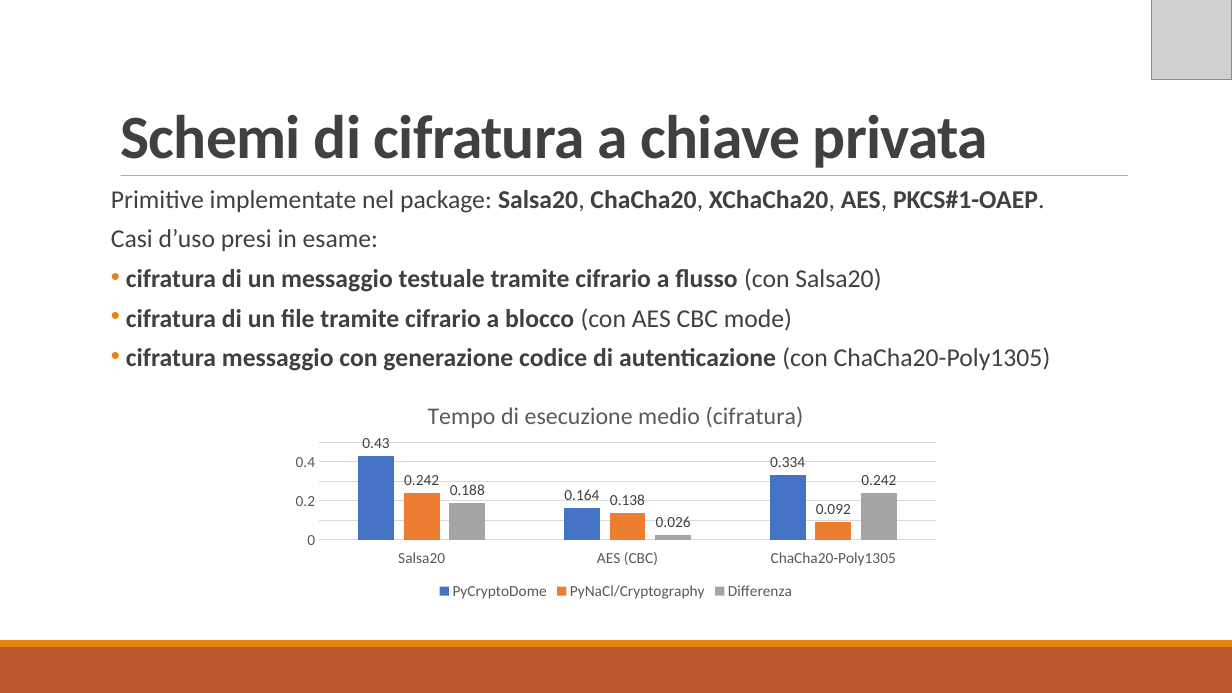
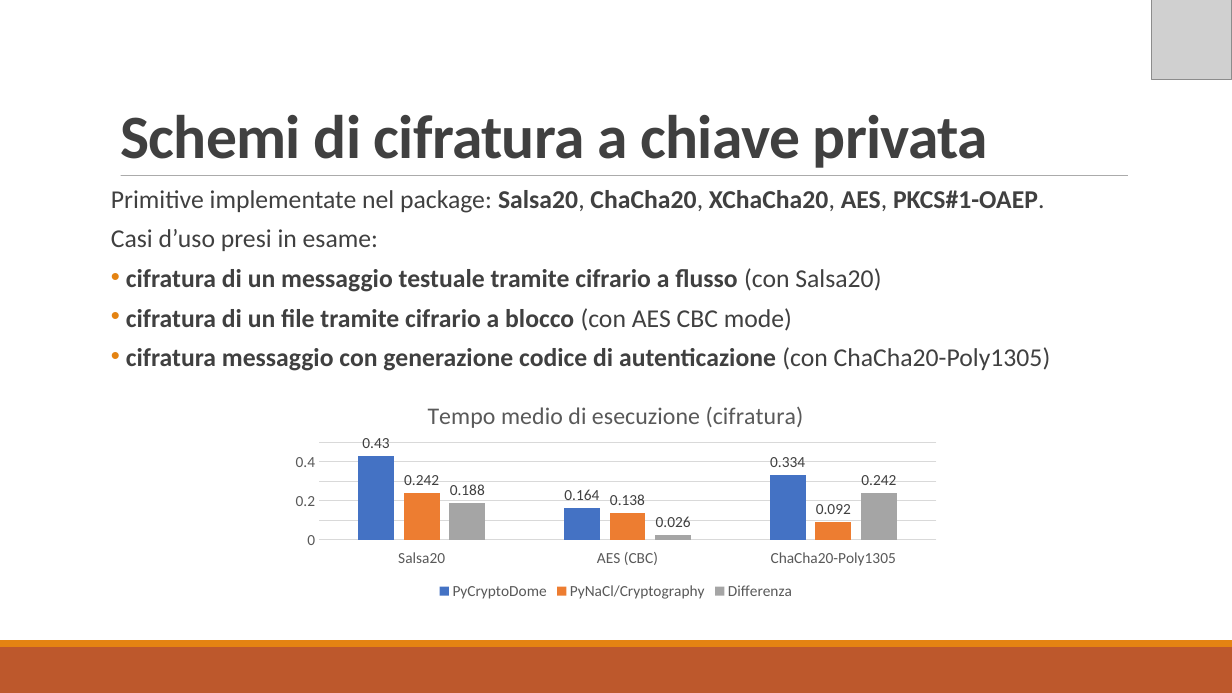
Before and after one commit to MickTK/ElaboratoFinale, a slide deck: slide 5 of Presentazione/Presentazione.odp. Drawn at 1232x693 pixels with LibreOffice and Linux fonts; fonts in the diff are those of the drawing; grey boxes stand for pictures. Boxes give left, top, right and bottom in pixels: in the first picture for what was removed or moved away, otherwise in the second. Text is boxed around its words. In the diff, an @@ line names an element or a change of style, - is before the commit and + after.

```diff
--- a/Presentazione/Presentazione.odp
+++ b/Presentazione/Presentazione.odp
@@ column chart at (283,384,950,604) @@
@@ title "Tempo di esecuzione medio (cifratura)" to "Tempo medio di esecuzione (cifratura)" @@
```
Also in this commit, not shown: 4 other slides changed, 1 other file.
